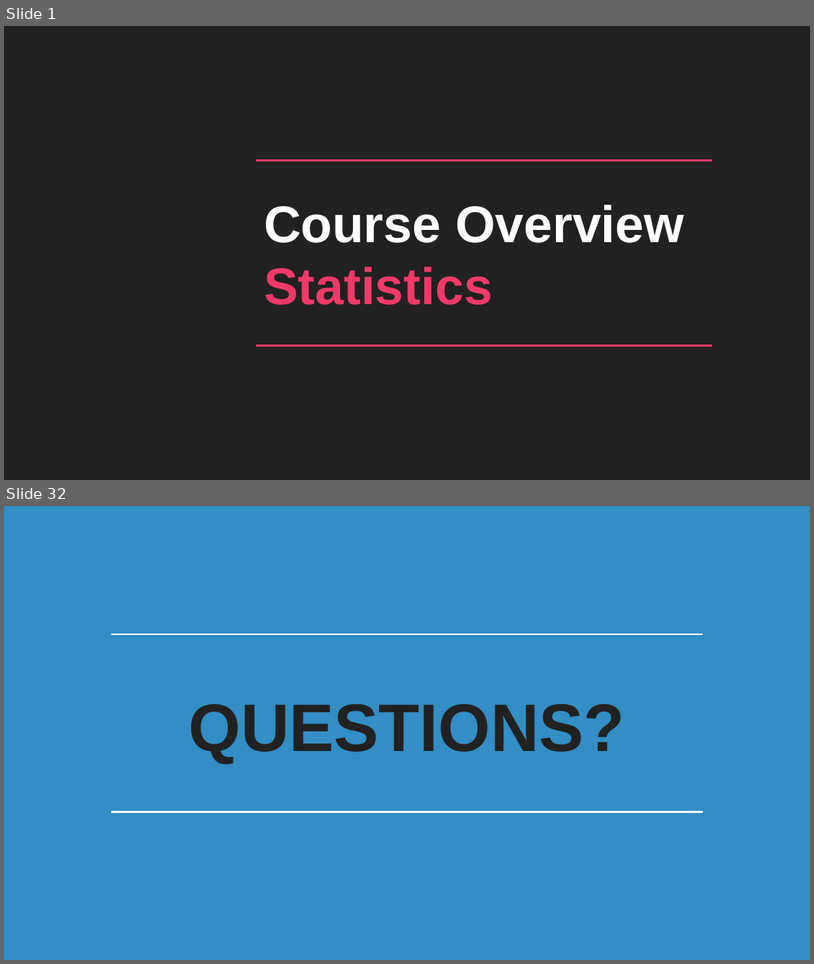
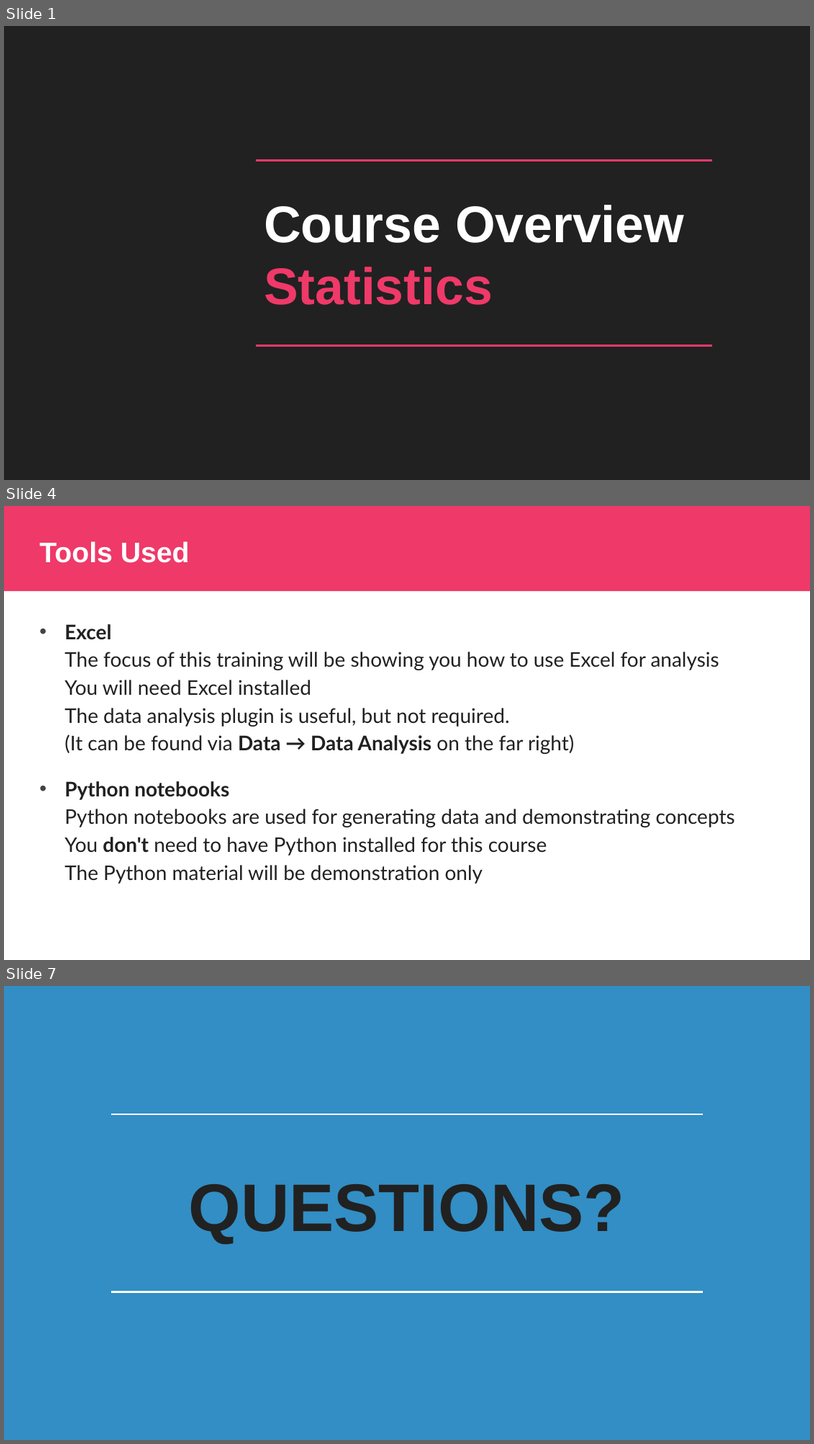
Before and after one commit to kiwidamien/statistics, a slide deck: 01_Course_Overview.pptx. Shown one above the other, each under a label of ours: slides 1 and 32 before the commit, slides 1, 4 and 7 after it; the slides between them are not shown. The pictures are 814x964 and 814x1444 pixels, drawn with LibreOffice and Linux fonts; fonts in the diff are those of the drawing; background and template pictures are left out. Boxes give left, top, right and bottom in pixels: in the first picture for what was removed or moved away, otherwise in the second. Text is boxed around its words. In the diff, an @@ line names an element or a change of style, - is before the commit and + after.

Commit message:
updated course overview

```diff
--- a/01_Course_Overview.pptx
+++ b/01_Course_Overview.pptx
@@ slide 4 added at box(4, 506, 810, 960), background #FFFFFF @@
@@ rectangle added at box(4, 506, 810, 592), fill #EF3969 @@
@@ title added at box(39, 541, 190, 563), 25.2 pt, text #FFFFFF, bold @@
+Tools Used
@@ text added at box(64, 624, 736, 883), 18 pt, text #212121 @@
+• Excel
+  The focus of this training will be showing you how to use Excel for analysis
+  You will need Excel installed
+  The data analysis plugin is useful, but not required.
+  (It can be found via Data → Data Analysis on the far right)
+• Python notebooks
+  Python notebooks are used for generating data and demonstrating concepts
+  You don't need to have Python installed for this course
+  The Python material will be demonstration only
@@ what was slide 32 is now slide 7 @@
```
Also in this commit, not shown: 1 slide changed, 3 other slides added, 32 slides removed.
